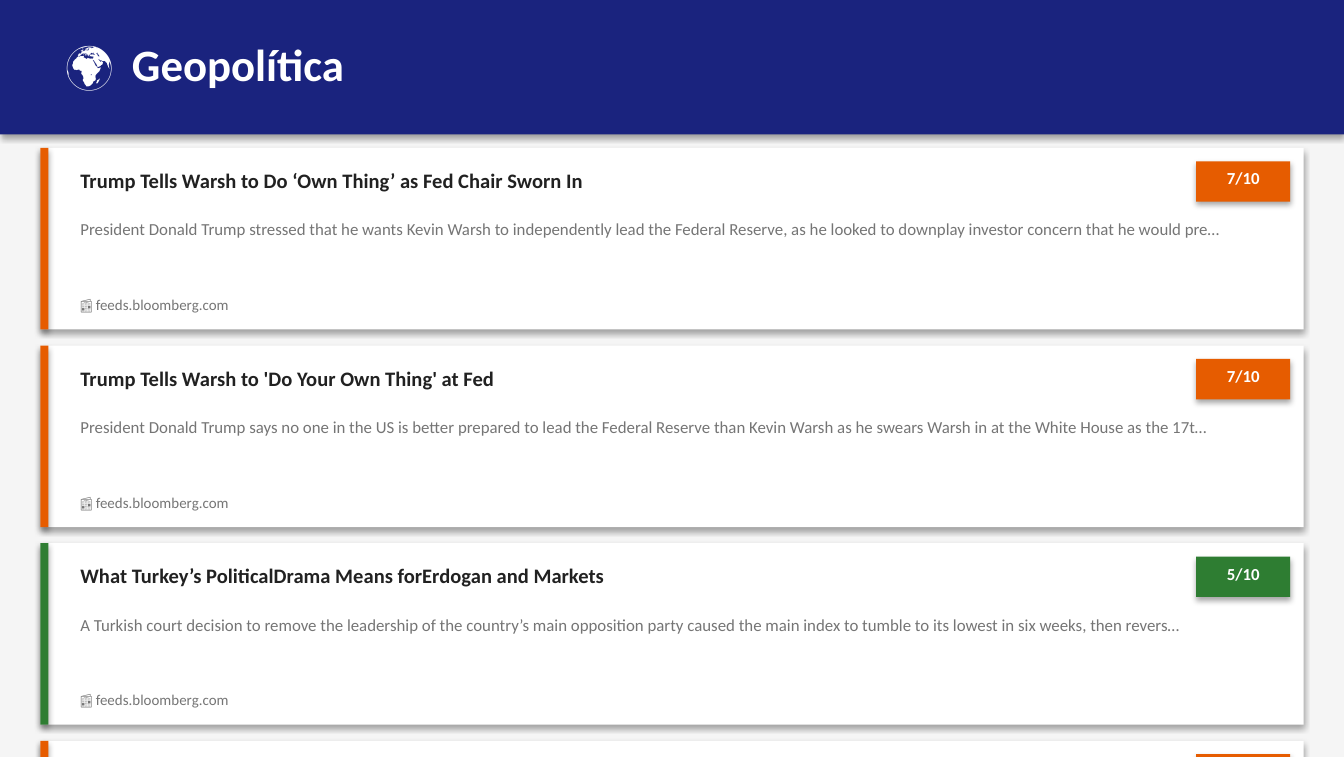
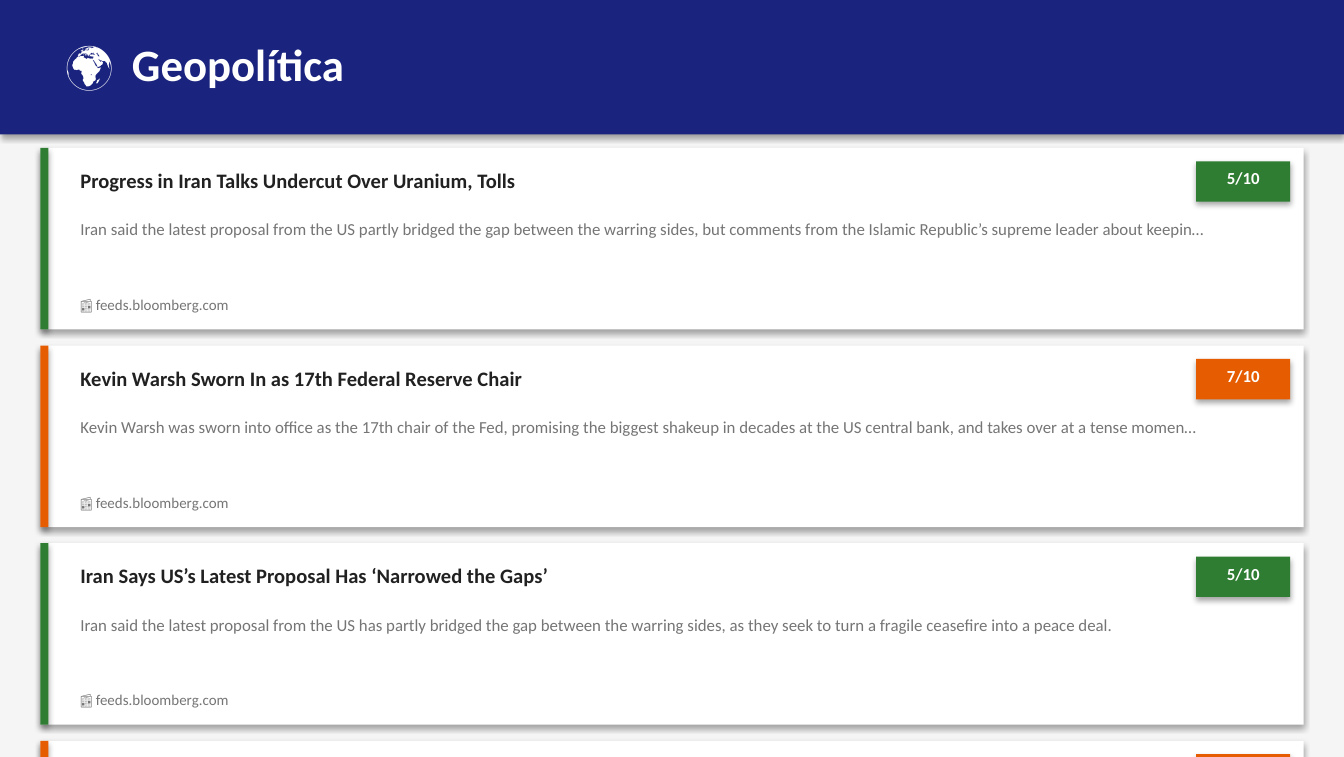
Before and after one commit to erickfranciscohernandez/financiero, a slide deck: slide 3 of newsletter_20260522.pptx. Drawn at 1344x757 pixels with LibreOffice and Linux fonts; fonts in the diff are those of the drawing. Boxes give left, top, right and bottom in pixels: in the first picture for what was removed or moved away, otherwise in the second. Text is boxed around its words. In the diff, an @@ line names an element or a change of style, - is before the commit and + after.

```diff
--- a/newsletter_20260522.pptx
+++ b/newsletter_20260522.pptx
@@ rectangle at (40,148,48,329): fill #E65C00 to #2E7D32 @@
@@ text at (80,173,515,192): text changed @@
-Trump Tells Warsh to Do ‘Own Thing’ as Fed Chair Sworn In
+Progress in Iran Talks Undercut Over Uranium, Tolls
@@ rectangle at (1196,161,1290,202): fill #E65C00 to #2E7D32 @@
@@ text at (1227,172,1260,185): text changed @@
-7/10
+5/10
@@ text at (80,223,1204,238): text changed @@
-President Donald Trump stressed that he wants Kevin Warsh to independently lead the Federal Reserve, as he looked to downplay investor concern that he would pre…
+Iran said the latest proposal from the US partly bridged the gap between the warring sides, but comments from the Islamic Republic’s supreme leader about keepin…
@@ text at (80,371,521,386): text changed @@
-Trump Tells Warsh to 'Do Your Own Thing' at Fed
+Kevin Warsh Sworn In as 17th Federal Reserve Chair
@@ text at (80,421,1196,436): text changed @@
-President Donald Trump says no one in the US is better prepared to lead the Federal Reserve than Kevin Warsh as he swears Warsh in at the White House as the 17t…
+Kevin Warsh was sworn into office as the 17th chair of the Fed, promising the biggest shakeup in decades at the US central bank, and takes over at a tense momen…
@@ text at (80,568,548,587): text changed @@
-What Turkey’s PoliticalDrama Means forErdogan and Markets
+Iran Says US’s Latest Proposal Has ‘Narrowed the Gaps’
@@ text at (80,619,1111,634): text changed @@
-A Turkish court decision to remove the leadership of the country’s main opposition party caused the main index to tumble to its lowest in six weeks, then revers…
+Iran said the latest proposal from the US has partly bridged the gap between the warring sides, as they seek to turn a fragile ceasefire into a peace deal.
```
Also in this commit, not shown: 1 other slide changed, 5 other files.
